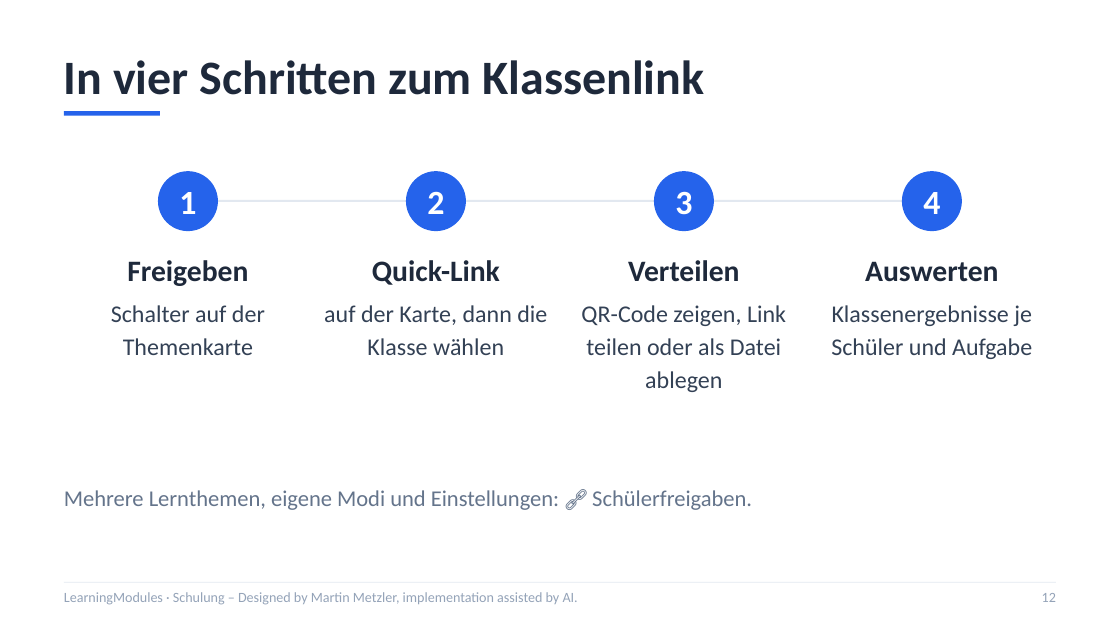
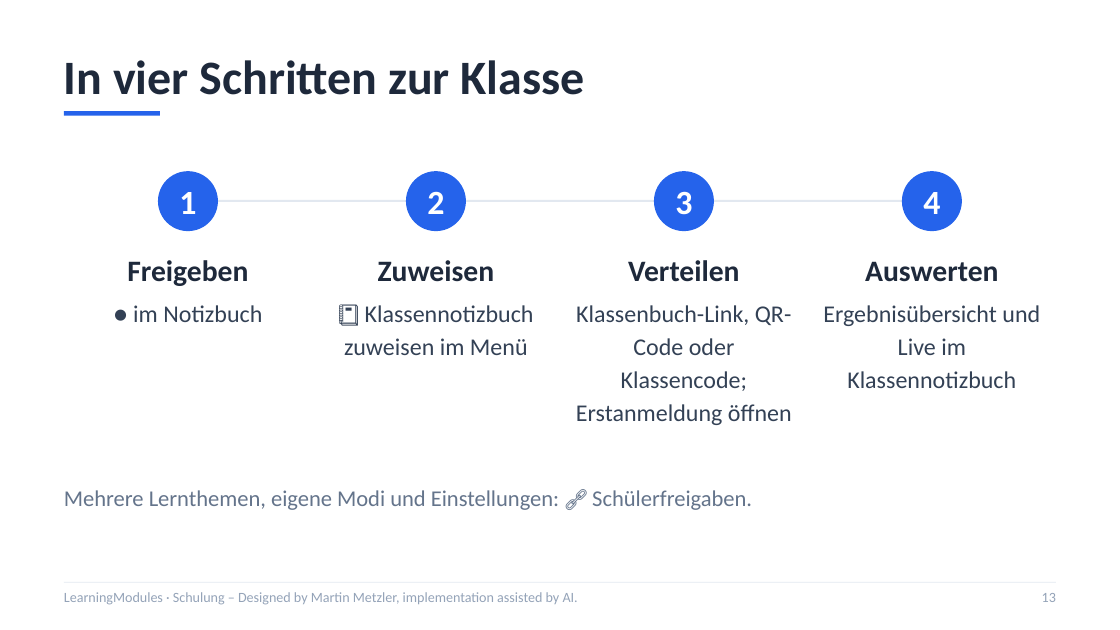
Before and after one commit to mmetzler-fes/LearningModules, a slide deck: slide 13 of schulung/LearningModules-Schulung.pptx (slide 12 before the commit). Drawn at 1120x630 pixels with LibreOffice and Linux fonts; fonts in the diff are those of the drawing. Boxes give left, top, right and bottom in pixels: in the first picture for what was removed or moved away, otherwise in the second. Text is boxed around its words. In the diff, an @@ line names an element or a change of style, - is before the commit and + after.

```diff
--- a/schulung/LearningModules-Schulung.pptx
+++ b/schulung/LearningModules-Schulung.pptx
@@ title at bbox=[64, 60, 585, 95]: text changed @@
-In vier Schritten zum Klassenlink
+In vier Schritten zur Klasse
@@ text at bbox=[378, 260, 495, 282]: text changed @@
-Quick-Link
+Zuweisen
@@ text at bbox=[133, 305, 262, 322]: text changed @@
-Schalter auf der Themenkarte
+● im Notizbuch
@@ text at bbox=[344, 305, 534, 355]: text changed @@
-auf der Karte, dann die Klasse wählen
+📒 Klassennotizbuch zuweisen im Menü
@@ text at bbox=[576, 305, 792, 425]: text changed @@
-QR-Code zeigen, Link teilen oder als Datei ablegen
+Klassenbuch-Link, QR-Code oder Klassencode; Erstanmeldung öffnen
@@ text at bbox=[823, 305, 1040, 388]: text changed @@
-Klassenergebnisse je Schüler und Aufgabe
+Ergebnisübersicht und Live im Klassennotizbuch
```
Also in this commit, not shown: 8 other slides changed, 5 slides added, 5 other files.
